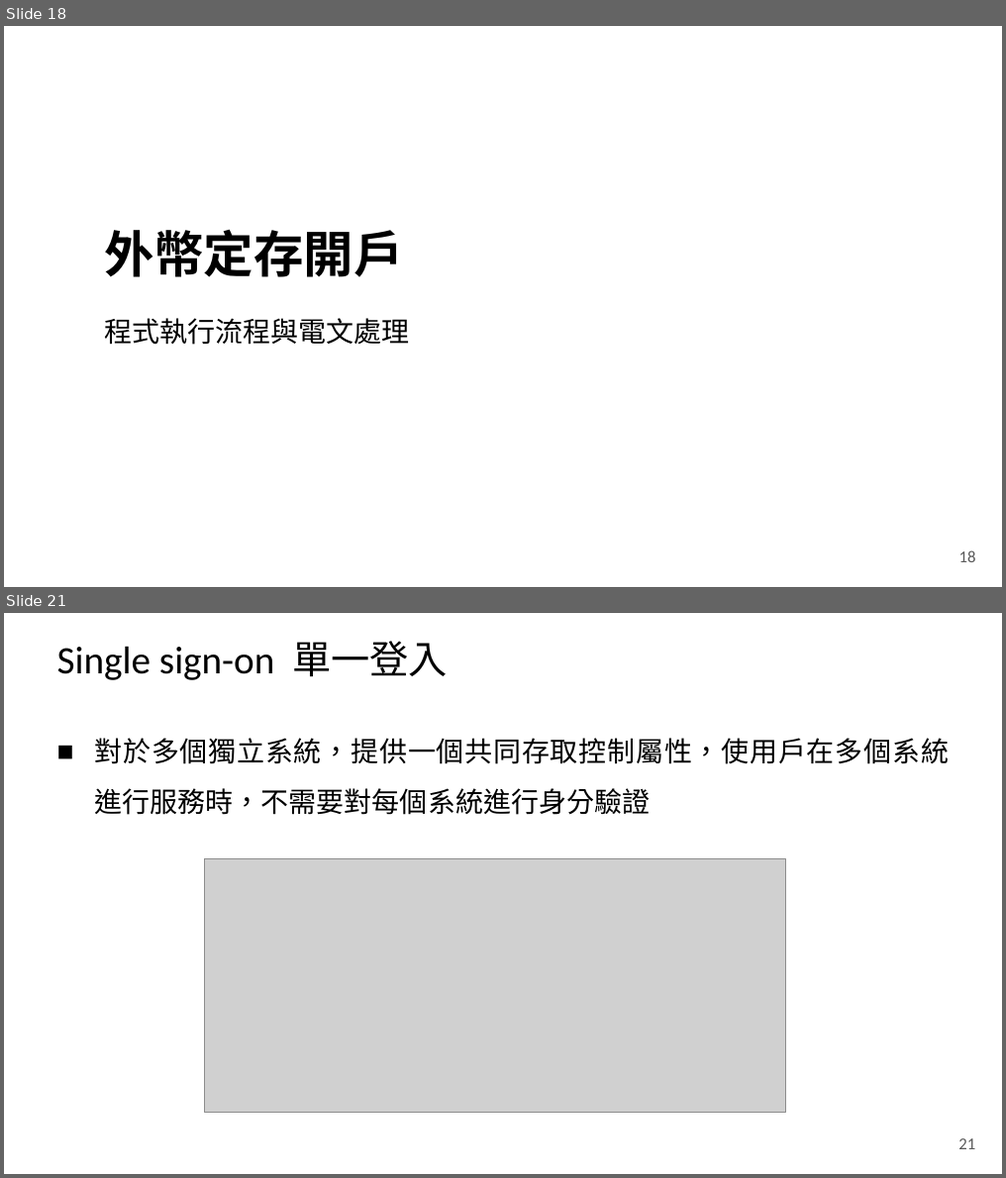
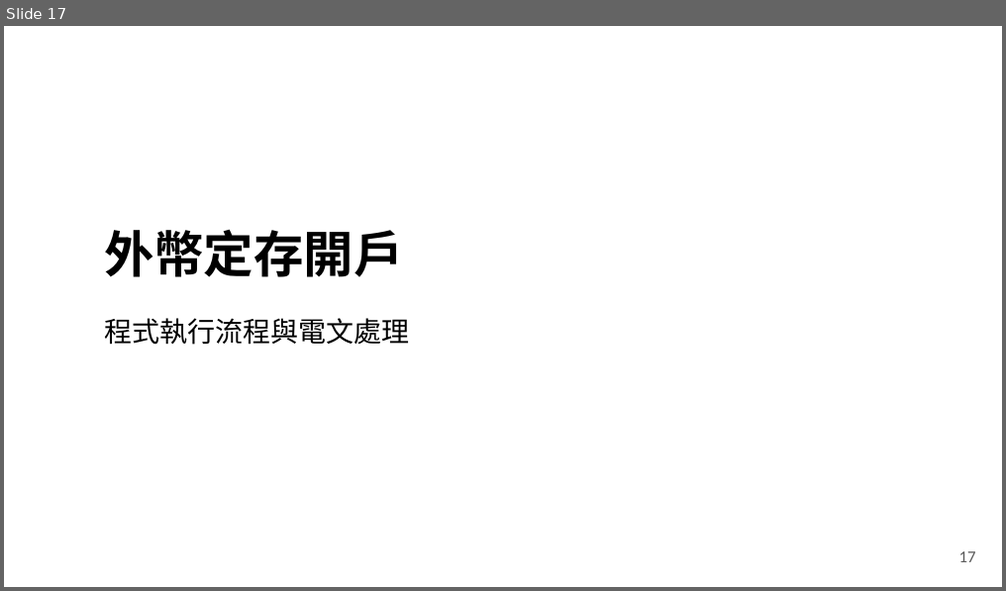
Before and after one commit to YuHaoLiaoTony/MyImage, a slide deck: Tony新人報告.pptx. Shown one above the other, each under a label of ours: slides 18 and 21 before the commit, slide 17 after it; the slides between them are not shown. The pictures are 1006x1178 and 1006x591 pixels, drawn with LibreOffice and Linux fonts; fonts in the diff are those of the drawing; grey boxes stand for pictures; background and template pictures are left out. Boxes give left, top, right and bottom in pixels: in the first picture for what was removed or moved away, otherwise in the second. Text is boxed around its words. In the diff, an @@ line names an element or a change of style, - is before the commit and + after.

```diff
--- a/Tony新人報告.pptx
+++ b/Tony新人報告.pptx
@@ slide 21 removed at (4,613,1002,1174), background #FFFFFF @@
@@ title removed at (57,641,448,680) @@
-Single sign-on 單一登入
@@ text removed at (95,738,949,815) @@
-■ 對於多個獨立系統，提供一個共同存取控制屬性，使用戶在多個系統進行服務時，不需要對每個系統進行身分驗證
@@ picture removed at (205,860,786,1113) @@
@@ page number removed at (958,1139,975,1150) @@
-21
@@ what was slide 18 is now slide 17 @@
@@ page number at (959,552,976,563): text changed @@
-18
+17
```
Also in this commit, not shown: 13 slides changed, 18 slides added, 4 other slides removed, 22 other files.
